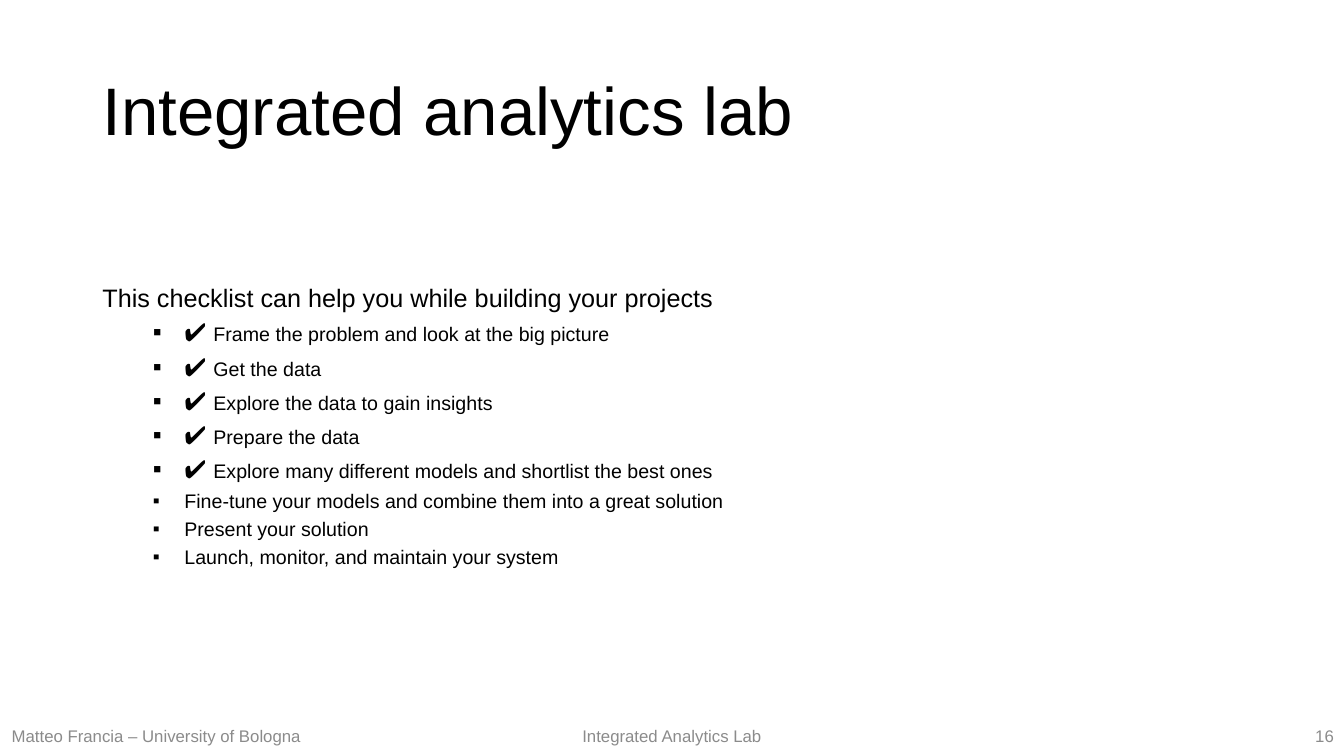
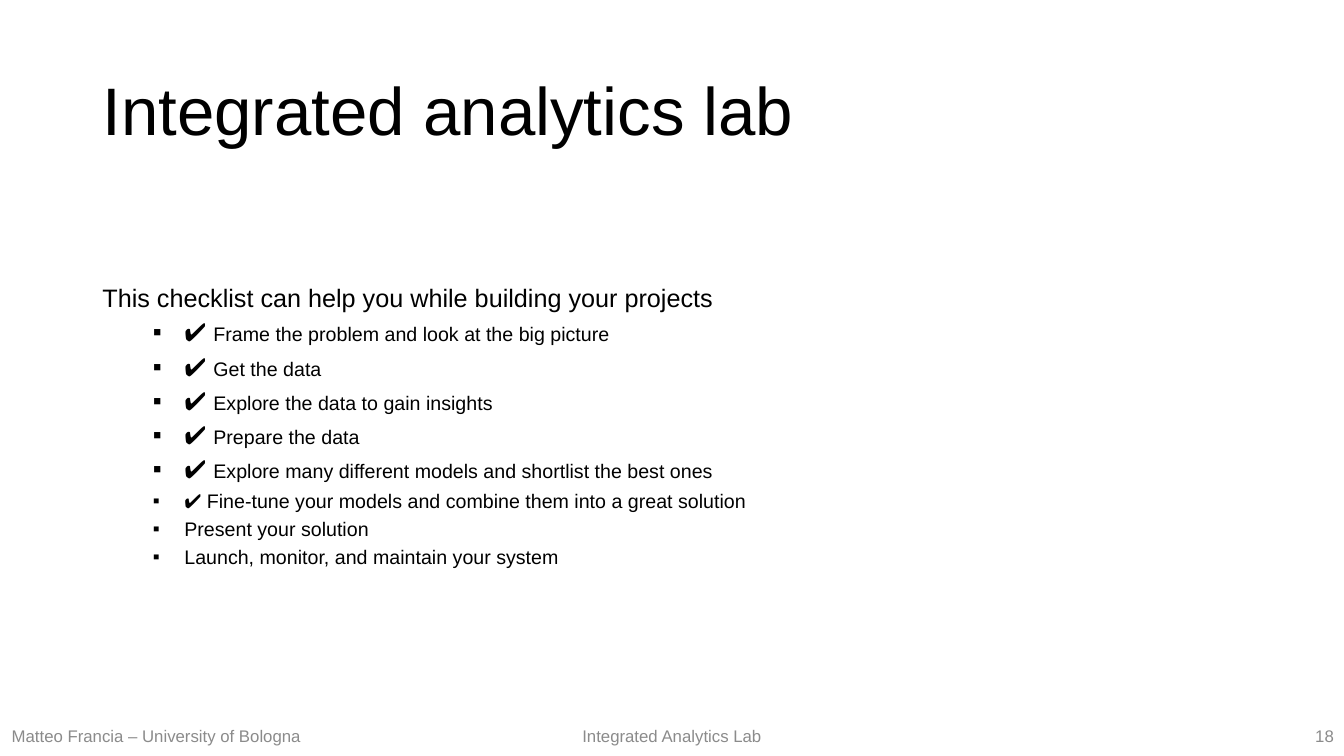
Before and after one commit to w4bo/teaching-handsondatapipelines, a slide deck: slide 18 of 02-MachineLearning/02-slides.pptx (slide 16 before the commit). Drawn at 1344x756 pixels with LibreOffice and Linux fonts; fonts in the diff are those of the drawing. Boxes give left, top, right and bottom in pixels: in the first picture for what was removed or moved away, otherwise in the second. Text is boxed around its words. In the diff, an @@ line names an element or a change of style, - is before the commit and + after.

```diff
--- a/02-MachineLearning/02-slides.pptx
+++ b/02-MachineLearning/02-slides.pptx
@@ text at [207, 493, 746, 512]: text changed @@
-  ▪ Fine-tune your models and combine them into a great solution
+  ▪ ✔ Fine-tune your models and combine them into a great solution
```
Also in this commit, not shown: 2 slides added.
